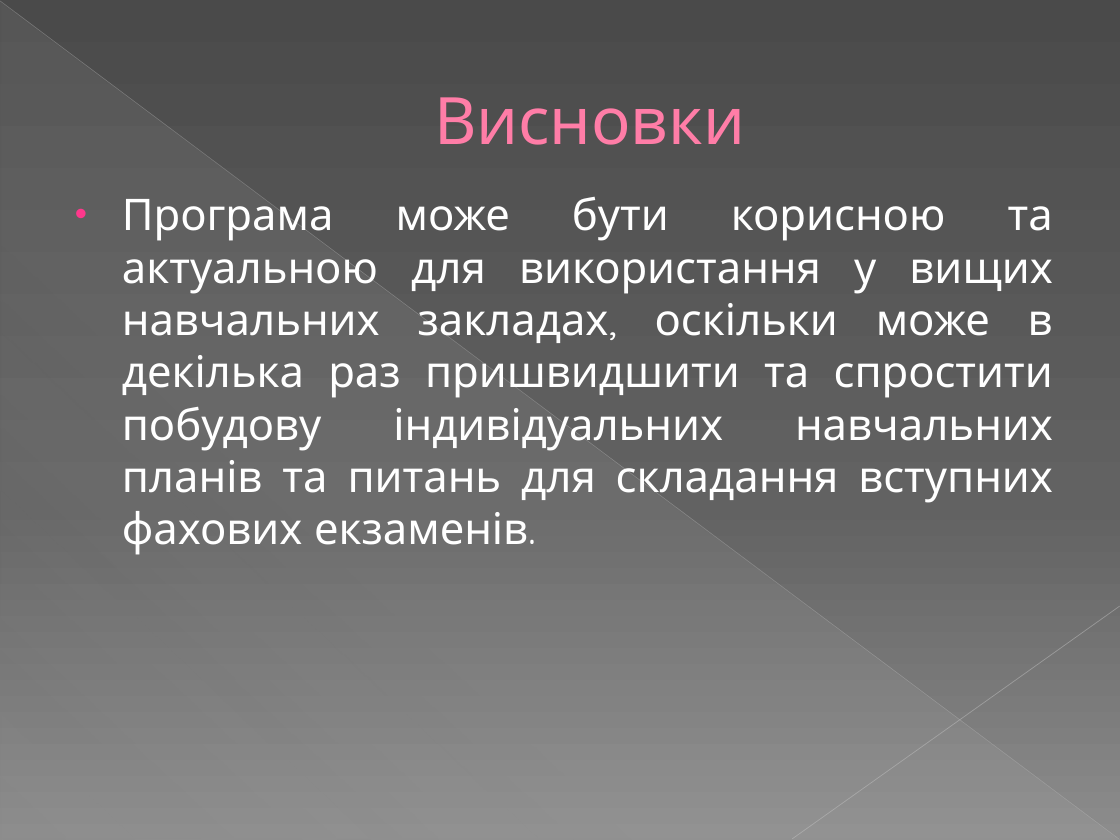
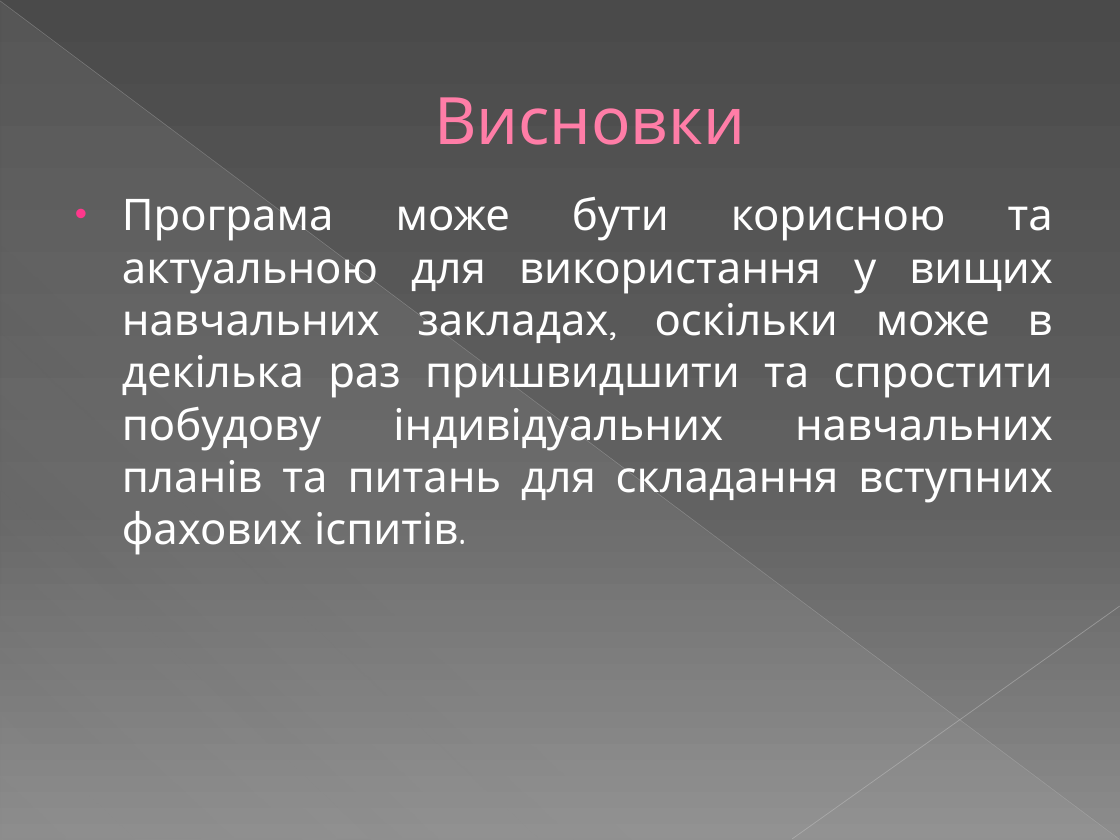
Before and after one commit to skripach2111/Kursovoy, a slide deck: slide 6 of Презентація Вайчекаускас С.К..pptx. Drawn at 1120x840 pixels with LibreOffice and Linux fonts; fonts in the diff are those of the drawing. Boxes give left, top, right and bottom in pixels: in the first picture for what was removed or moved away, otherwise in the second. Text is boxed around its words. In the diff, an @@ line names an element or a change of style, - is before the commit and + after.

```diff
--- a/Презентація Вайчекаускас С.К..pptx
+++ b/Презентація Вайчекаускас С.К..pptx
@@ text at box(122, 197, 1053, 555): text changed @@
-• Програма може бути корисною та актуальною для використання у вищих навчальних закладах, оскільки може в декілька раз пришвидшити та спростити побудову індивідуальних навчальних планів та питань для складання вступних фахових екзаменів.
+• Програма може бути корисною та актуальною для використання у вищих навчальних закладах, оскільки може в декілька раз пришвидшити та спростити побудову індивідуальних навчальних планів та питань для складання вступних фахових іспитів.
```
Also in this commit, not shown: 2 other slides changed, 1 other file.
